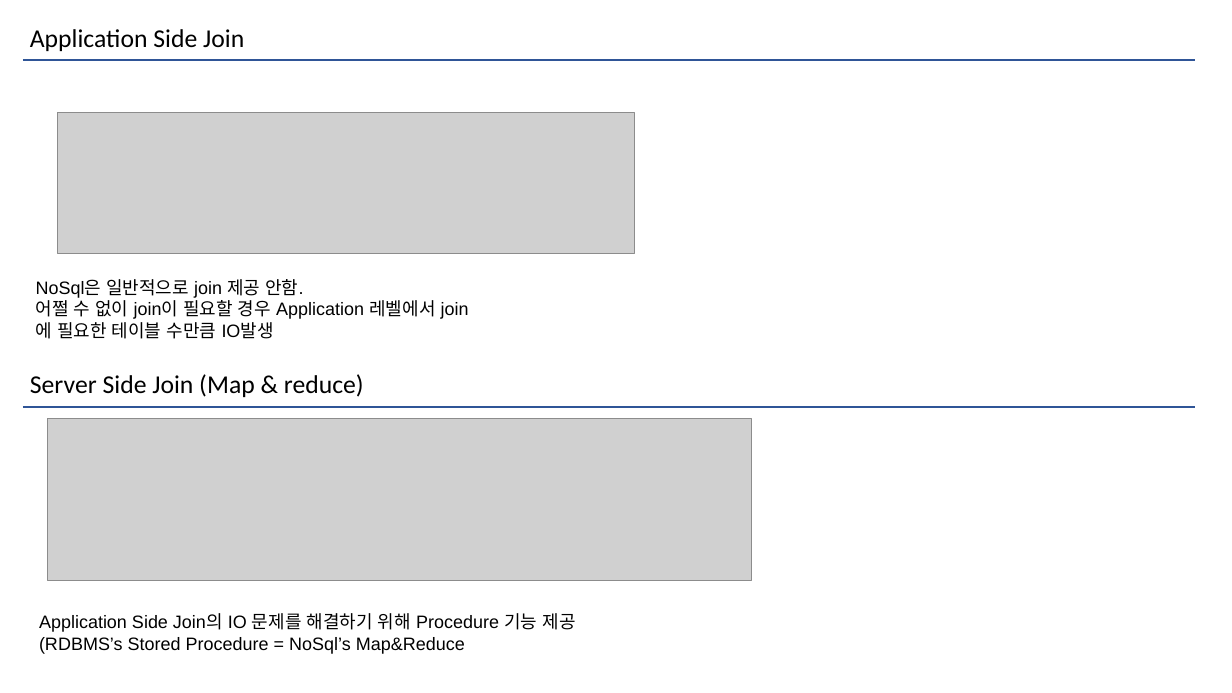
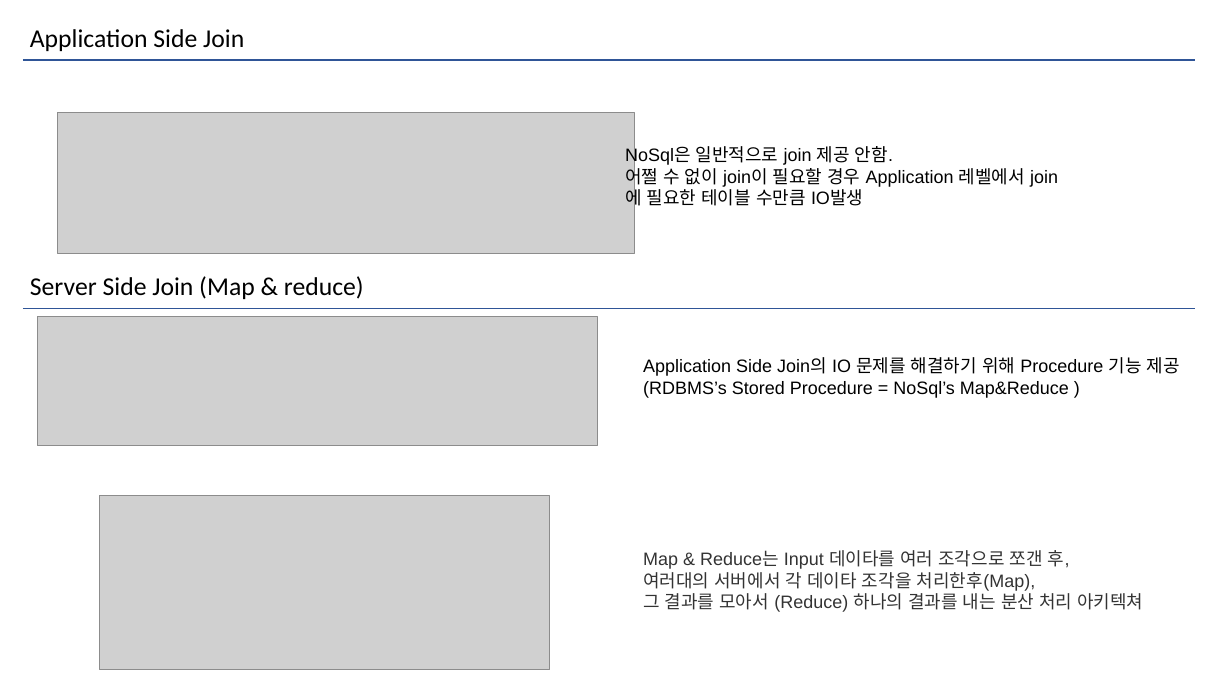
Before and after one commit to Joel-Hwang/leetcode, a slide deck: slide 4 of NoSQL.pptx. Drawn at 1232x693 pixels with LibreOffice and Linux fonts; fonts in the diff are those of the drawing; grey boxes stand for pictures. Boxes give left, top, right and bottom in pixels: in the first picture for what was removed or moved away, otherwise in the second. Text is boxed around its words. In the diff, an @@ line names an element or a change of style, - is before the commit and + after.

```diff
--- a/NoSQL.pptx
+++ b/NoSQL.pptx
@@ text "NoSql은 일반적으로 join 제공 안함.": place and size @@
-text "NoSql은 일반적으로 join 제공 안함." at <box>36,279,435,339</box>
+text "NoSql은 일반적으로 join 제공 안함." at <box>625,146,1025,206</box>
@@ text "Server Side Join (Map & ...": place and size @@
-text "Server Side Join (Map & ..." at <box>30,374,364,397</box>
+text "Server Side Join (Map & ..." at <box>30,276,364,299</box>
@@ line moved from (23, 407) - (1196, 407) to (23, 309) - (1196, 309) @@
@@ picture: place and size @@
-picture at <box>47,419,751,580</box>
+picture at <box>37,317,597,445</box>
@@ text at <box>643,357,1180,398</box>: text changed @@
-Application Side Join의 IO 문제를 해결하기 위해 Procedure 기능 제공
-(RDBMS’s Stored Procedure = NoSql’s Map&Reduce
+Application Side Join의 IO 문제를 해결하기 위해 Procedure 기능 제공
+(RDBMS’s Stored Procedure = NoSql’s Map&Reduce )
@@ picture added at <box>100,496,550,670</box> @@
@@ text added at <box>643,550,1143,612</box>, 14 pt, text #333333 @@
+Map & Reduce는 Input 데이타를 여러 조각으로 쪼갠 후,
+여러대의 서버에서 각 데이타 조각을 처리한후(Map),
+그 결과를 모아서 (Reduce) 하나의 결과를 내는 분산 처리 아키텍쳐
```
Also in this commit, not shown: 1 other slide changed, 2 slides added.
